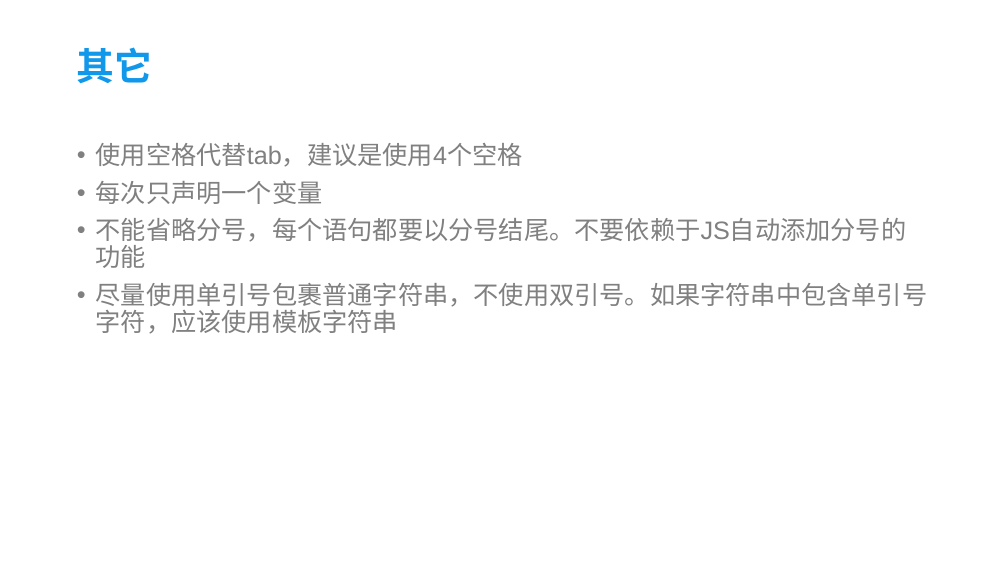
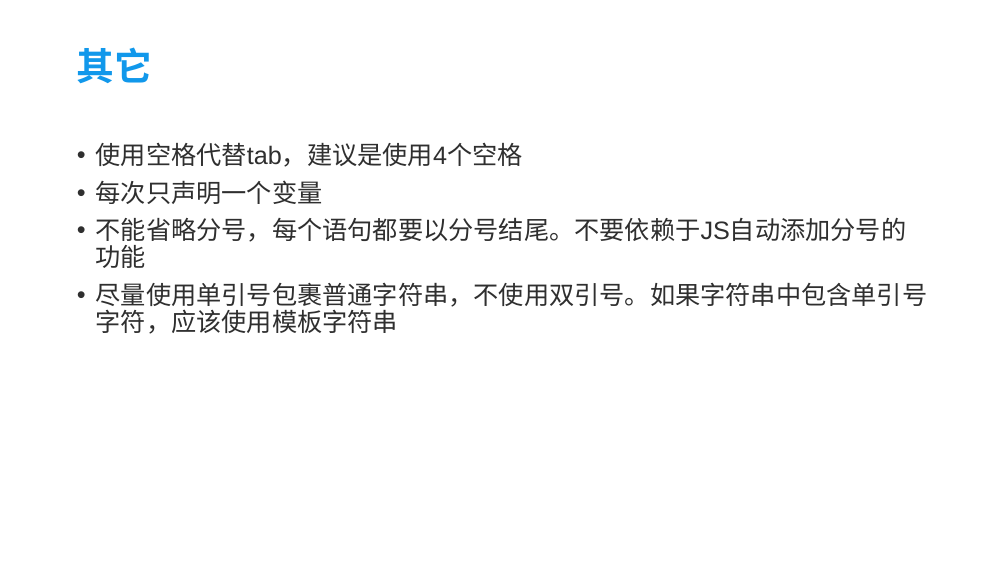
Before and after one commit to iuin/angular-example, a slide deck: slide 13 of Angular coding style.pptx. Drawn at 1008x567 pixels with LibreOffice and Linux fonts; fonts in the diff are those of the drawing; background and template pictures are left out. Boxes give left, top, right and bottom in pixels: in the first picture for what was removed or moved away, otherwise in the second. Text is boxed around its words. In the diff, an @@ line names an element or a change of style, - is before the commit and + after.

Commit message:
coding style

```diff
--- a/Angular coding style.pptx
+++ b/Angular coding style.pptx
@@ text "使用空格代替tab，建议是使用4个空格" at (x1=96, y1=143, x2=928, y2=334): text colour #808080 to #303030 @@
```
Also in this commit, not shown: 8 other slides changed, 1 slide removed.
